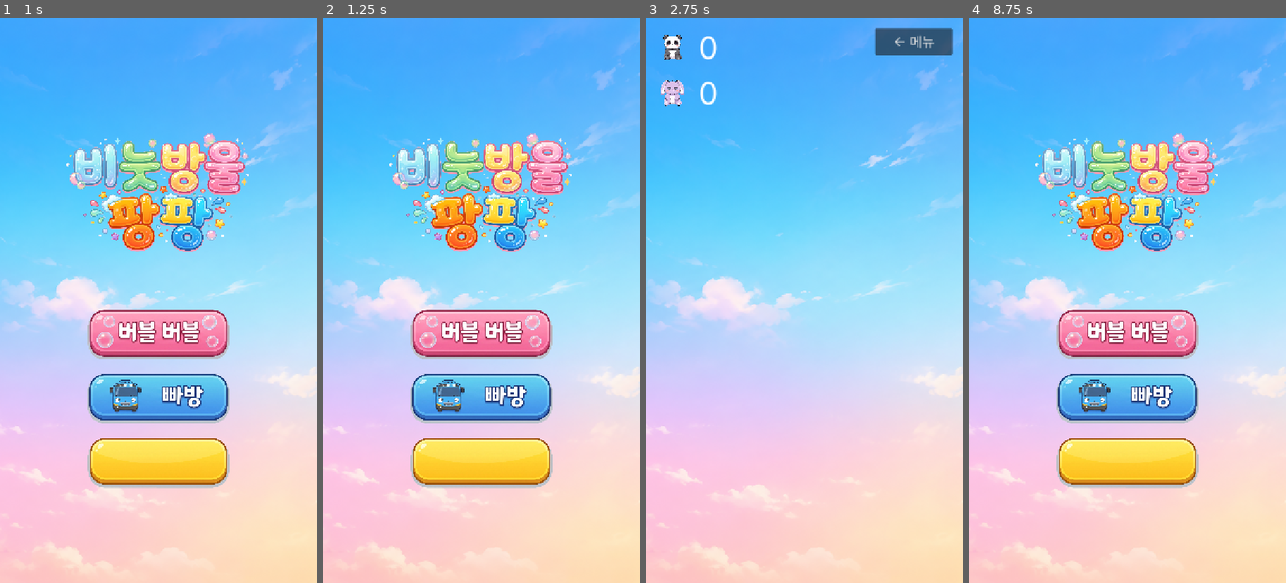
Above: before the commit, frames 1-4 (left to right).
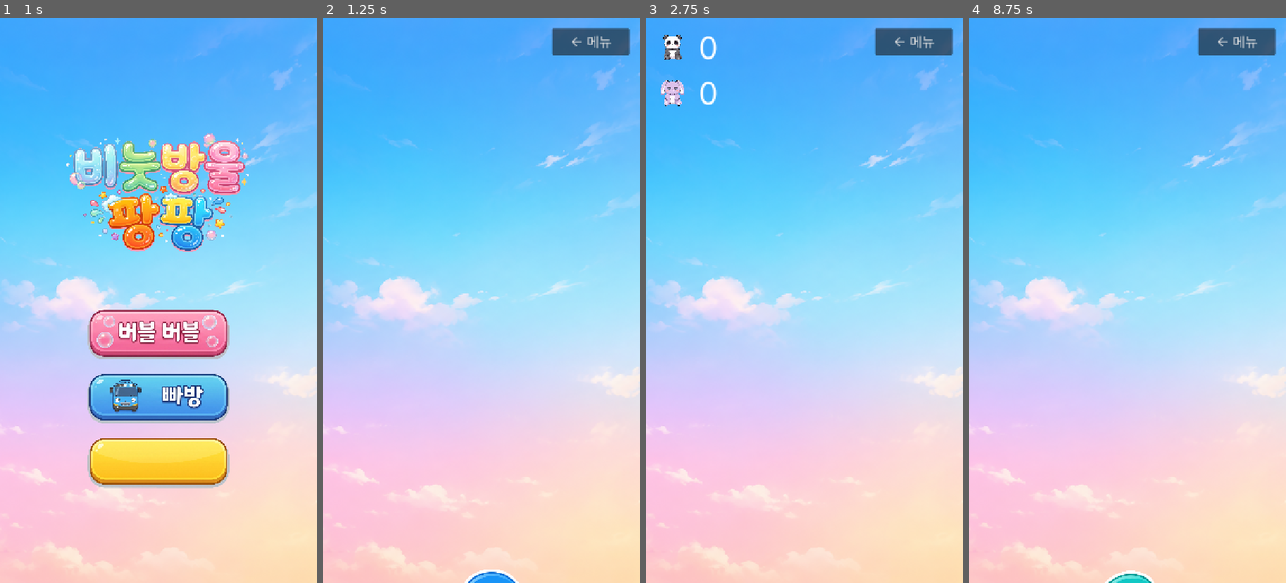
Above: after the commit, the same moments.

Repository: ohsolee/bubblePopPop
Game: Godot game, scene res://scenes/MainMenu.tscn
Same seed, same stepped clock (60 frames per second), same inputs: the game is played once before the commit and once after it. Sound files missing from this copy of the repository are replaced by a short silence.
Inputs (mouse positions are in pixels of both pictures, inside the frame that each line leads up to):
- Up to frame 1 (1 s): click (158, 464) at 0.52 s
- Up to frame 2 (1.25 s): no input
- Up to frame 3 (2.75 s): click (912, 40) at 1.25 s, where only the run after the commit has a clickable "← 메뉴"; click (804, 334) at 2 s
- Up to frame 4 (8.75 s): click "← 메뉴" at 2.75 s; click (1127, 396) at 3.5 s; click "← 메뉴" at 4.25 s; click (1127, 334) at 5 s; click "← 메뉴" at 5.75 s; click (1127, 396) at 6.5 s; click "← 메뉴" at 7.25 s; click (1127, 464) at 8.02 s

Frame 1 is identical in both runs. In frame 2, 19% of the frame differs, in the area x 20-97%, y 1-100%; in frame 3, nothing differs; in frame 4, 19%.

Commit message:
Add Number/Num scenes for digit display
Co-Authored-By: Claude Sonnet 5 <noreply@anthropic.com>

Diff:
--- a/scenes/MainMenu.tscn
+++ b/scenes/MainMenu.tscn
@@ -67,10 +67,9 @@
 ignore_texture_size = true
 stretch_mode = 5
 
-[node name="Button3" type="TextureButton" parent="CenterContainer/VBoxContainer"]
+[node name="NumButton" type="TextureButton" parent="CenterContainer/VBoxContainer"]
 custom_minimum_size = Vector2(320, 113)
 layout_mode = 2
-disabled = true
 texture_normal = ExtResource("6_btn_tex")
 ignore_texture_size = true
 stretch_mode = 5
--- /dev/null
+++ b/scenes/Num.tscn
@@ -0,0 +1,27 @@
+[gd_scene load_steps=3 format=3]
+
+[ext_resource type="Script" path="res://scripts/num.gd" id="1_num"]
+[ext_resource type="Texture2D" uid="uid://chjw1oc7crixa" path="res://assets/sprites/img_BG_01.png" id="2_bg_tex"]
+
+[node name="Num" type="Node2D"]
+script = ExtResource("1_num")
+
+[node name="Background" type="Sprite2D" parent="."]
+position = Vector2(360, 640)
+scale = Vector2(0.680127, 0.680127)
+texture = ExtResource("2_bg_tex")
+
+[node name="NumberContainer" type="Node2D" parent="."]
+
+[node name="UILayer" type="CanvasLayer" parent="."]
+
+[node name="MenuButton" type="Button" parent="UILayer"]
+anchor_left = 1.0
+anchor_right = 1.0
+offset_left = -200.0
+offset_top = 24.0
+offset_right = -24.0
+offset_bottom = 84.0
+grow_horizontal = 0
+theme_override_font_sizes/font_size = 32
+text = "← 메뉴"
--- /dev/null
+++ b/scenes/Number.tscn
@@ -0,0 +1,17 @@
+[gd_scene load_steps=3 format=3]
+
+[ext_resource type="Script" path="res://scripts/number.gd" id="1_number"]
+
+[sub_resource type="CircleShape2D" id="CircleShape2D_1"]
+radius = 75.0
+
+[node name="Number" type="Area2D"]
+script = ExtResource("1_number")
+
+[node name="NumberSprite" type="Sprite2D" parent="."]
+scale = Vector2(0.4, 0.4)
+
+[node name="CollisionShape2D" type="CollisionShape2D" parent="."]
+shape = SubResource("CircleShape2D_1")
+
+[node name="PopSound" type="AudioStreamPlayer2D" parent="."]
--- a/scripts/main_menu.gd
+++ b/scripts/main_menu.gd
@@ -4,6 +4,7 @@
 
 const BUBBLE_SOUND: AudioStream = preload("res://assets/audio/bubble.wav")
 const BABBANG_SOUND: AudioStream = preload("res://assets/audio/babbang.wav")
+const NUM_SOUND: AudioStream = preload("res://assets/audio/bbok.wav")
 
 # 전환이 이미 시작됐는지 표시. 두 번째 이후 입력을 무시해 사운드 재시작/중복 씬 전환을 막는다.
 var _transitioning: bool = false
@@ -11,12 +12,16 @@
 func _ready() -> void:
 	$CenterContainer/VBoxContainer/BubbleButton.pressed.connect(_on_bubble_button_pressed)
 	$CenterContainer/VBoxContainer/BbangButton.pressed.connect(_on_bbang_button_pressed)
+	$CenterContainer/VBoxContainer/NumButton.pressed.connect(_on_num_button_pressed)
 
 func _on_bubble_button_pressed() -> void:
 	_play_and_change_scene(BUBBLE_SOUND, "res://scenes/Main.tscn")
 
 func _on_bbang_button_pressed() -> void:
 	_play_and_change_scene(BABBANG_SOUND, "res://scenes/Bbang.tscn")
+
+func _on_num_button_pressed() -> void:
+	_play_and_change_scene(NUM_SOUND, "res://scenes/Num.tscn")
 
 func _play_and_change_scene(sound: AudioStream, scene_path: String) -> void:
 	# 이미 전환 중이면 중복 실행하지 않는다(두 번 눌러도 멈추지 않도록).
@@ -26,6 +31,7 @@
 	# 전환하는 동안 다른 버튼도 못 누르게 잠근다.
 	$CenterContainer/VBoxContainer/BubbleButton.disabled = true
 	$CenterContainer/VBoxContainer/BbangButton.disabled = true
+	$CenterContainer/VBoxContainer/NumButton.disabled = true
 	# 사운드가 잘리지 않게 다 재생된 뒤 화면을 전환한다.
 	$SelectSound.stream = sound
 	$SelectSound.play()
--- /dev/null
+++ b/scripts/num.gd
@@ -0,0 +1,76 @@
+extends Node2D
+## 숫자게임(Num) 화면. 0~9 숫자가 화면을 떠다니다 터치하면 사라진다.
+## 한 라운드에 나온 숫자를 전부 눌러야만 다음 라운드가 랜덤으로 다시 나온다
+## (예: 5, 7, 2가 남아있으면 그 셋을 다 눌러야 0~9가 다시 전부 나옴).
+## 노드 구조: NumberContainer / UILayer/MenuButton (Number.tscn 인스턴싱).
+
+var number_scene: PackedScene = preload("res://scenes/Number.tscn")
+
+## 이번 라운드에서 아직 안 눌린 숫자들. 비어야 다음 라운드가 시작된다.
+var remaining: Array = []
+
+func _ready() -> void:
+	$UILayer/MenuButton.pressed.connect(_on_menu_button_pressed)
+	_start_round()
+
+func _on_menu_button_pressed() -> void:
+	get_tree().change_scene_to_file("res://scenes/MainMenu.tscn")
+
+func _unhandled_input(event: InputEvent) -> void:
+	# 숫자들이 겹쳐 있을 때 터치 지점의 숫자가 전부 동시에 터지지 않도록,
+	# 맨 위(가장 나중에 그려진) 숫자 하나만 터뜨린다.
+	if event is InputEventScreenTouch and event.pressed:
+		_pop_topmost_number_at(get_global_mouse_position())
+
+func _pop_topmost_number_at(world_pos: Vector2) -> void:
+	var params := PhysicsPointQueryParameters2D.new()
+	params.position = world_pos
+	params.collide_with_areas = true
+	params.collide_with_bodies = false
+	var results := get_world_2d().direct_space_state.intersect_point(params)
+	var topmost: Node2D = null
+	for r in results:
+		var collider: Node = r["collider"]
+		if collider.get_parent() == $NumberContainer and not collider.is_popped:
+			if topmost == null or collider.get_index() > topmost.get_index():
+				topmost = collider
+	if topmost:
+		topmost.pop()
+
+func _start_round() -> void:
+	var digits: Array = range(10)
+	digits.shuffle()
+	remaining = digits.duplicate()
+	for i in range(digits.size()):
+		# 살짝 시차를 둬서 10개가 한 번에 겹쳐 나오지 않게
+		get_tree().create_timer(i * 0.15).timeout.connect(_spawn_number.bind(digits[i]))
+
+func _spawn_number(digit: int) -> void:
+	var n := number_scene.instantiate()
+	# 사방(0=아래,1=위,2=왼쪽,3=오른쪽) 중 랜덤한 변에서 스폰 → 반대편으로 가로지름
+	var edge := randi_range(0, 3)
+	var spawn_pos: Vector2
+	var dir: Vector2
+	match edge:
+		0:
+			spawn_pos = Vector2(randf_range(80.0, 640.0), 1360.0)
+			dir = Vector2.UP
+		1:
+			spawn_pos = Vector2(randf_range(80.0, 640.0), -80.0)
+			dir = Vector2.DOWN
+		2:
+			spawn_pos = Vector2(-80.0, randf_range(120.0, 1160.0))
+			dir = Vector2.RIGHT
+		_:
+			spawn_pos = Vector2(800.0, randf_range(120.0, 1160.0))
+			dir = Vector2.LEFT
+	dir = dir.rotated(randf_range(-0.3, 0.3))
+	n.position = spawn_pos
+	n.setup(digit, dir)
+	n.popped.connect(_on_number_popped)
+	$NumberContainer.add_child(n)
+
+func _on_number_popped(_pos: Vector2, digit: int) -> void:
+	remaining.erase(digit)
+	if remaining.is_empty():
+		_start_round()
--- /dev/null
+++ b/scripts/number.gd
@@ -0,0 +1,59 @@
+extends Area2D
+class_name NumberPiece
+## 숫자게임(Num)에 등장하는 숫자 1개(0~9). 화면 사방에서 나타나 흘러가며,
+## 화면 밖으로 나가도 사라지지 않고 반대편에서 다시 나타난다 — 직접 눌러야만 사라지는
+## 게임이라 임의로 없어지면 라운드가 영원히 안 끝날 수 있기 때문.
+
+signal popped(pos: Vector2, digit: int)
+
+const TEXTURE_PATHS := {
+	0: "res://assets/sprites/spr_0.png",
+	1: "res://assets/sprites/spr_1.png",
+	2: "res://assets/sprites/spr_2.png",
+	3: "res://assets/sprites/spr_3.png",
+	4: "res://assets/sprites/spr_4.png",
+	5: "res://assets/sprites/spr_5.png",
+	6: "res://assets/sprites/spr_6.png",
+	7: "res://assets/sprites/spr_7.png",
+	8: "res://assets/sprites/spr_8.png",
+	9: "res://assets/sprites/spr_9.png",
+}
+
+const POP_SOUND: AudioStream = preload("res://assets/audio/bbok.wav")
+
+var digit: int = 0
+var speed: float = 0.0
+var move_dir: Vector2 = Vector2.RIGHT
+var is_popped: bool = false
+
+func _ready() -> void:
+	speed = randf_range(60.0, 100.0)
+	$NumberSprite.texture = load(TEXTURE_PATHS[digit])
+
+func _process(delta: float) -> void:
+	position += move_dir * speed * delta
+	# 화면(720x1280) 밖으로 나가면 반대편으로 순환시킨다(눌러야만 사라지므로 임의 정리 금지)
+	if position.x < -200.0:
+		position.x = 920.0
+	elif position.x > 920.0:
+		position.x = -200.0
+	if position.y < -200.0:
+		position.y = 1480.0
+	elif position.y > 1480.0:
+		position.y = -200.0
+
+func pop() -> void:
+	if is_popped:
+		return
+	is_popped = true
+	$CollisionShape2D.set_deferred("disabled", true)
+	popped.emit(global_position, digit)
+	set_process(false)
+	$NumberSprite.hide()
+	$PopSound.stream = POP_SOUND
+	$PopSound.play()
+	$PopSound.finished.connect(queue_free)
+
+func setup(value: int, dir: Vector2) -> void:
+	digit = value
+	move_dir = dir.normalized()
Not shown, added: assets/sprites/spr_0.png.import
Not shown, added: assets/sprites/spr_1.png.import
Not shown, added: assets/sprites/spr_2.png.import
Not shown, added: assets/sprites/spr_3.png.import
Not shown, added: assets/sprites/spr_4.png.import
Not shown, added: assets/sprites/spr_5.png.import
Not shown, added: assets/sprites/spr_6.png.import
Not shown, added: assets/sprites/spr_7.png.import
Not shown, added: assets/sprites/spr_8.png.import
Not shown, added: assets/sprites/spr_9.png.import
Not shown, added: scripts/num.gd.uid
Not shown, added: scripts/number.gd.uid
